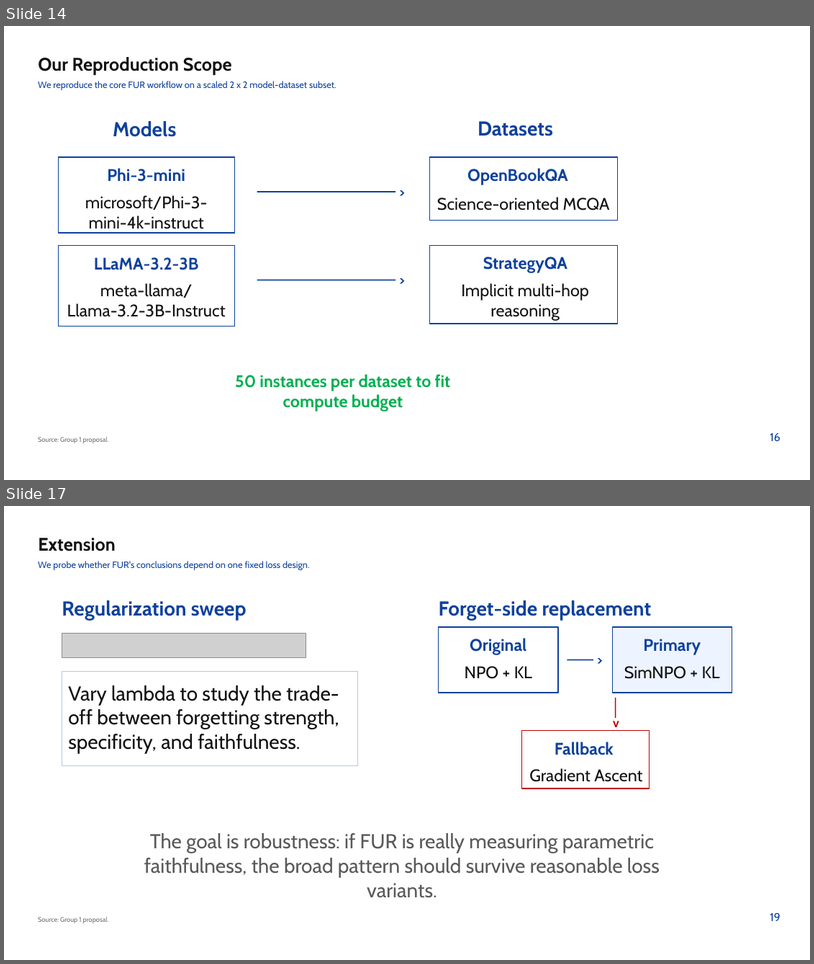
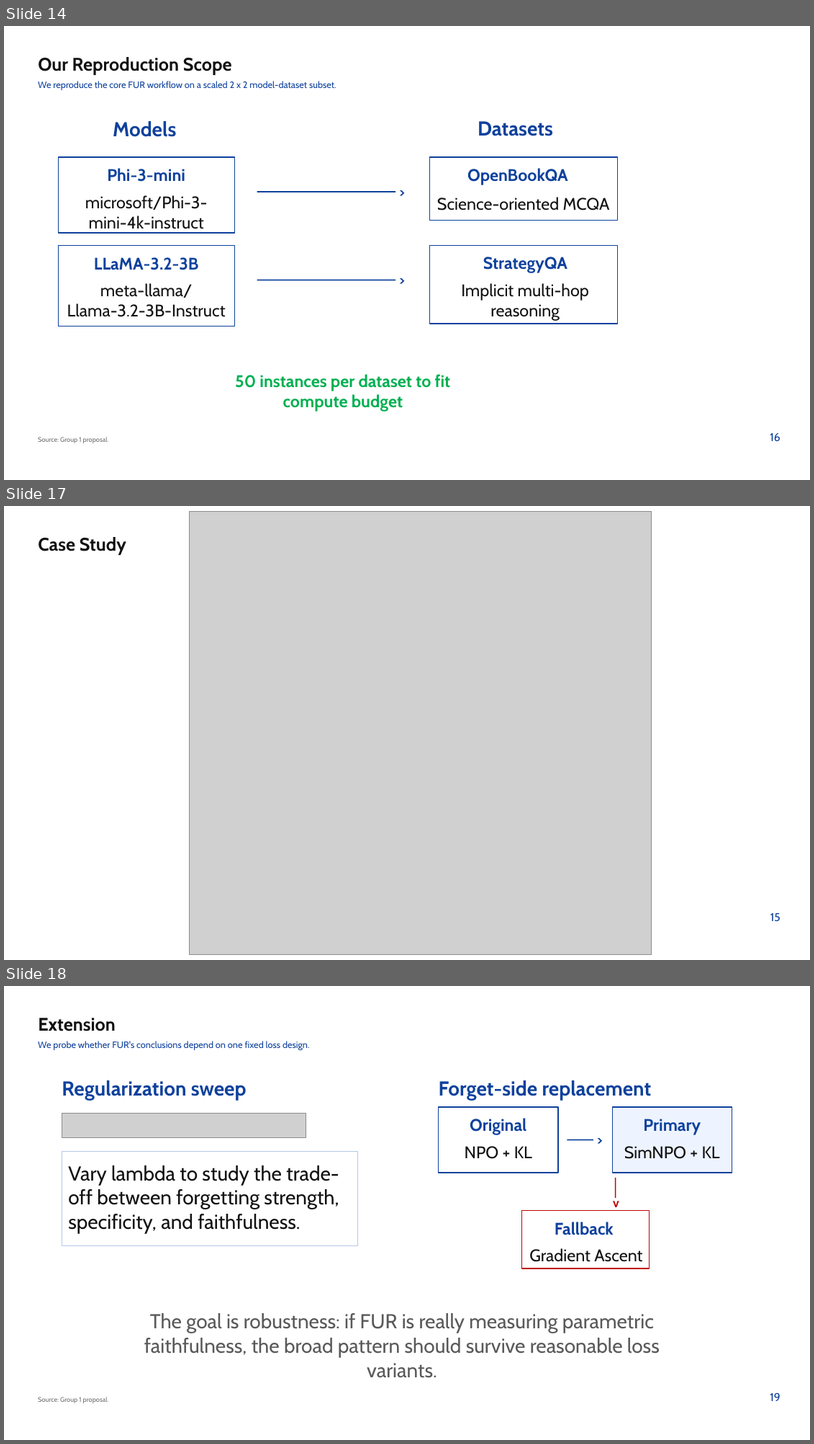
Before and after one commit to kiangyeeo/parametric-faithfulness, a slide deck: presentation/parametric-faithfulness.pptx. Shown one above the other, each under a label of ours: slides 14 and 17 before the commit, slides 14, 17 and 18 after it; the slides between them are not shown. The pictures are 814x964 and 814x1444 pixels, drawn with LibreOffice and Linux fonts; fonts in the diff are those of the drawing; grey boxes stand for pictures. Boxes give left, top, right and bottom in pixels: in the first picture for what was removed or moved away, otherwise in the second. Text is boxed around its words. In the diff, an @@ line names an element or a change of style, - is before the commit and + after.

```diff
--- a/presentation/parametric-faithfulness.pptx
+++ b/presentation/parametric-faithfulness.pptx
@@ slide 17 added at [4, 506, 810, 960], background #FFFFFF @@
@@ picture added at [190, 512, 652, 955] @@
@@ text added at [38, 537, 126, 555], 21.8 pt, text #111111, bold @@
+Case Study
@@ text added at [771, 913, 781, 921], 13.5 pt, text #0E419C @@
+15
@@ what was slide 17 is now slide 18 @@
```
Also in this commit, not shown: 3 slides changed, 2 other files.
